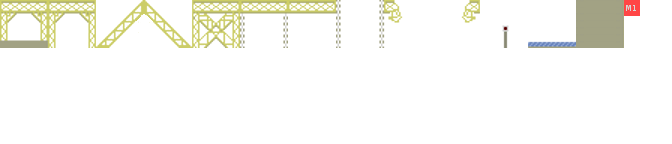
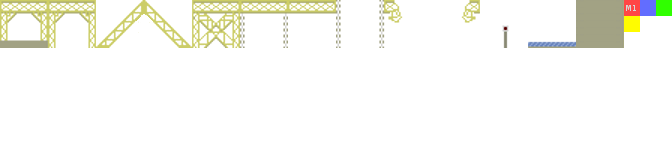
Layered file, before and after one edit (672×144). Changes by layer:
painted on "Hintergrund" over [624, 0, 672, 32]
